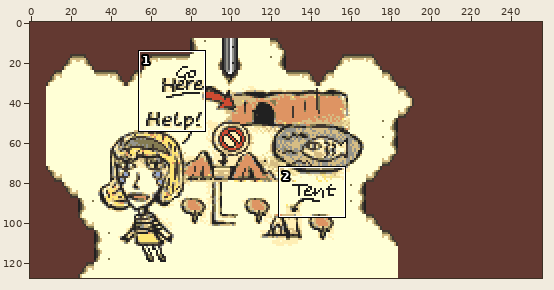
Sprite sheet -- AnotherTreasureIsland/gfx/en_new/img/gina_ransom_letter.png. The first picture is a wide view before the edit; the outline marks the close-up.
Close-up. Before the commit:
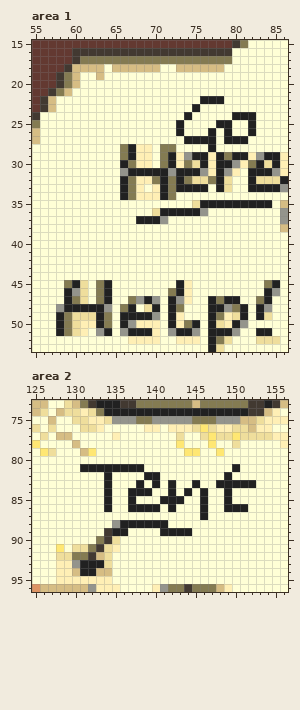
The file is 256x128 pixels. Shown: area 1: x 55..86, y 15..53; area 2: x 125..156, y 73..96.
After:
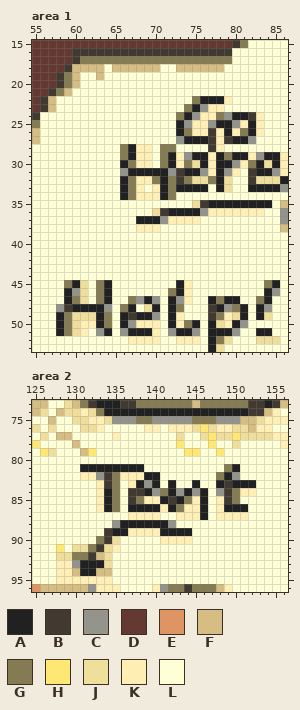
Palette (. is transparent): A #212121  B #423931  C #94948c  D #633931  E #de9463  F #d6bd84  G #847b52  H #ffe773  J #efde9c  K #ffefb5  L #ffffd6
The commit says: Some touch-ups on the ransom letter image.
The edit:
{"where": "area 1"}
{"y":22,"x":75,"old":"L","new":"G"}
{"y":22,"x":79,"old":"L","new":"K"}
{"y":23,"x":74,"old":"L","new":"G"}
{"y":23,"x":76,"old":"LLL","new":"CKK"}
{"y":24,"x":73,"old":"L","new":"G"}
{"y":24,"x":75,"old":"LLLLL","new":"CKKGC"}
{"y":24,"x":82,"old":"AL","new":"BK"}
{"y":25,"x":74,"old":"LLLL","new":"CKKC"}
{"y":25,"x":80,"old":"LL","new":"CK"}
{"y":25,"x":83,"old":"L","new":"K"}
{"y":26,"x":74,"old":"LLLAL","new":"GKKBK"}
{"y":26,"x":80,"old":"LL","new":"KG"}
{"y":26,"x":83,"old":"L","new":"K"}
{"y":27,"x":73,"old":"L","new":"C"}
{"y":27,"x":77,"old":"ALA","new":"BKB"}
{"y":27,"x":82,"old":"L","new":"C"}
{"y":28,"x":77,"old":"AL","new":"BK"}
{"y":31,"x":73,"old":"A","new":"B"}
{"y":31,"x":82,"old":"A","new":"B"}
{"y":32,"x":73,"old":"A","new":"B"}
{"y":32,"x":82,"old":"A","new":"B"}
{"y":35,"x":76,"old":"A","new":"B"}
{"y":36,"x":71,"old":"A","new":"B"}
{"y":36,"x":77,"old":"LLLLLLL","new":"KKKKKKK"}
{"y":37,"x":72,"old":"LLLL","new":"KKKK"}
{"y":38,"x":68,"old":"LLL","new":"KKK"}
{"y":48,"x":59,"old":"A","new":"B"}
{"y":48,"x":77,"old":"A","new":"B"}
{"y":49,"x":67,"old":"A","new":"B"}
{"y":49,"x":77,"old":"A","new":"B"}
{"where": "area 2"}
{"y":81,"x":149,"old":"L","new":"G"}
{"y":82,"x":131,"old":"LLLALLLL","new":"KKCBGKKK"}
{"y":82,"x":148,"old":"L","new":"G"}
{"y":82,"x":150,"old":"L","new":"C"}
{"y":83,"x":133,"old":"LAL","new":"KBG"}
{"y":83,"x":137,"old":"L","new":"K"}
{"y":83,"x":139,"old":"L","new":"C"}
{"y":83,"x":149,"old":"A","new":"B"}
{"y":84,"x":133,"old":"L","new":"K"}
{"y":84,"x":135,"old":"L","new":"G"}
{"y":84,"x":137,"old":"AA","new":"BB"}
{"y":84,"x":140,"old":"LL","new":"CG"}
{"y":84,"x":143,"old":"L","new":"C"}
{"y":84,"x":145,"old":"L","new":"C"}
{"y":84,"x":148,"old":"LALLL","new":"CBGKK"}
{"y":85,"x":133,"old":"L","new":"K"}
{"y":85,"x":135,"old":"L","new":"G"}
{"y":85,"x":137,"old":"ALLL","new":"BGKK"}
{"y":85,"x":142,"old":"A","new":"B"}
{"y":85,"x":144,"old":"LL","new":"GK"}
{"y":85,"x":148,"old":"LAL","new":"KBG"}
{"y":86,"x":133,"old":"L","new":"K"}
{"y":86,"x":135,"old":"L","new":"G"}
{"y":86,"x":141,"old":"L","new":"K"}
{"y":86,"x":143,"old":"LLL","new":"GKK"}
{"y":86,"x":148,"old":"L","new":"K"}
{"y":87,"x":137,"old":"LLLL","new":"KKKK"}
{"y":87,"x":143,"old":"LLL","new":"KKK"}
{"y":87,"x":148,"old":"LLLL","new":"KKKK"}
{"y":88,"x":142,"old":"L","new":"C"}
{"y":89,"x":137,"old":"LLLL","new":"KKKK"}
{"y":90,"x":141,"old":"LLLL","new":"KKKK"}
{"label":"changed","picture_box":[136,96,264,232]}
{"label":"changed","picture_box":[64,304,72,312]}
{"label":"changed","picture_box":[208,304,216,320]}
{"label":"changed","picture_box":[128,312,136,320]}
{"label":"changed","picture_box":[80,464,256,544]}
